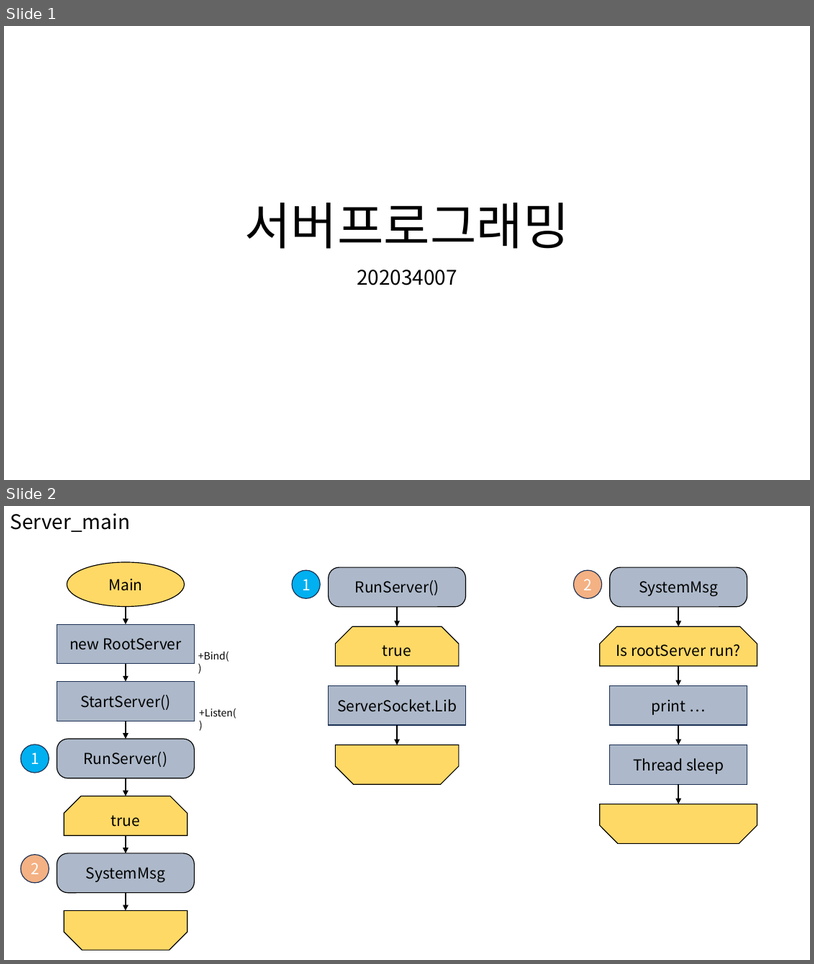
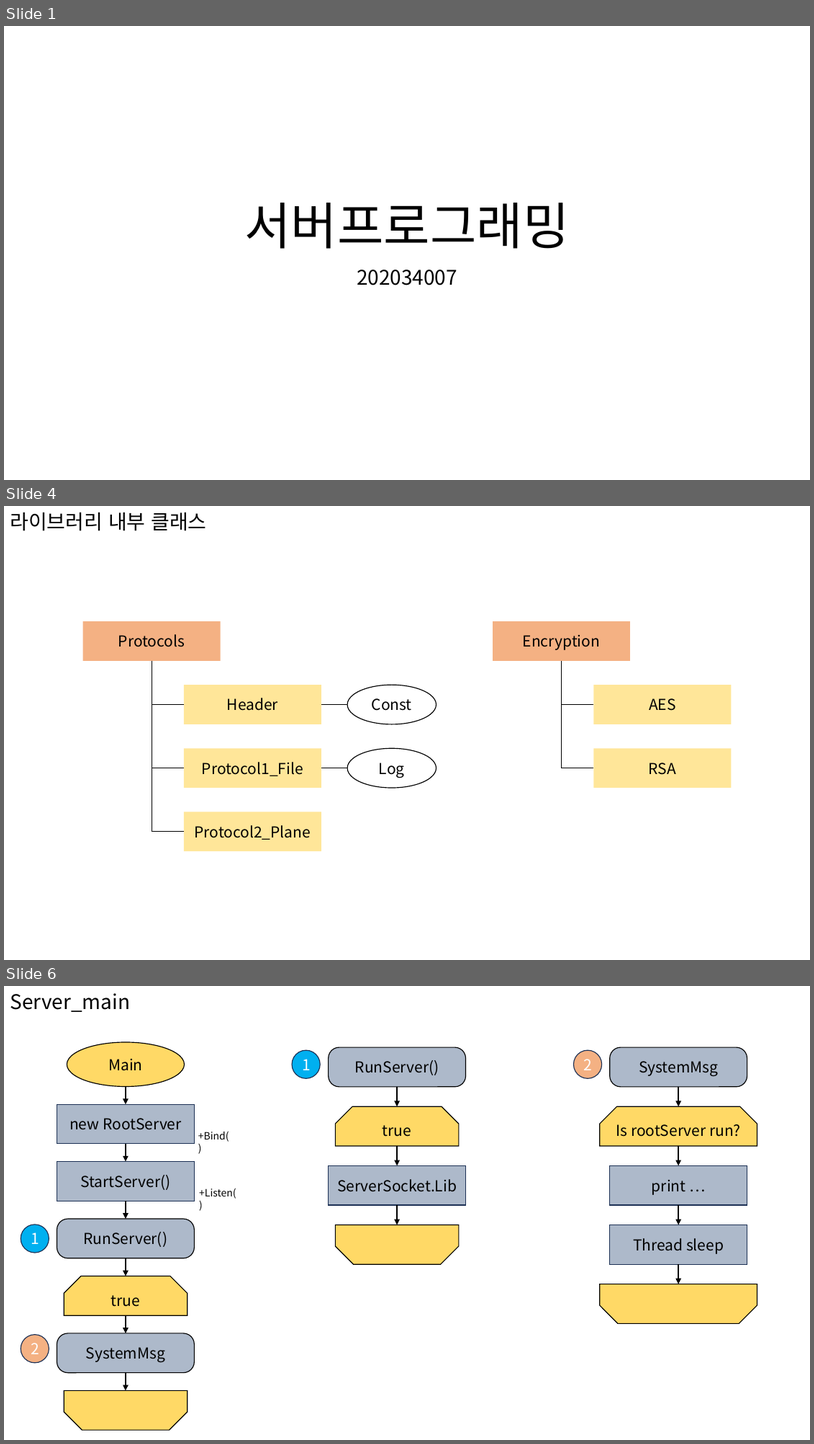
Before and after one commit to rlatjrqja/Server3, a slide deck: 서버프로그래밍.pptx. Shown one above the other, each under a label of ours: slides 1 and 2 before the commit, slides 1, 4 and 6 after it; the slides between them are not shown. The pictures are 814x964 and 814x1444 pixels, drawn with LibreOffice and Linux fonts; fonts in the diff are those of the drawing. Boxes give left, top, right and bottom in pixels: in the first picture for what was removed or moved away, otherwise in the second. Text is boxed around its words. In the diff, an @@ line names an element or a change of style, - is before the commit and + after.

```diff
--- a/서버프로그래밍.pptx
+++ b/서버프로그래밍.pptx
@@ slide 4 added at [4,506,810,960], background #FFFFFF @@
@@ title added at [10,512,206,531], 24 pt, text #000000 @@
+라이브러리 내부 클래스
@@ rectangle added at [83,621,221,661], fill #F4B183, 18 pt, text #000000 @@
+Protocols
@@ rectangle added at [493,621,630,661], fill #F4B183, 18 pt, text #000000 @@
+Encryption
@@ elbow line added from (152, 661) to (184, 705), #000000 0.5 pt @@
@@ elbow line added from (152, 661) to (184, 768), #000000 0.5 pt @@
@@ elbow line added from (152, 661) to (184, 831), #000000 0.5 pt @@
@@ elbow line added from (562, 661) to (594, 705), #000000 0.5 pt @@
@@ elbow line added from (562, 661) to (594, 768), #000000 0.5 pt @@
@@ rectangle added at [184,685,322,723], fill #FFE699, 18 pt, text #000000 @@
+Header
@@ ellipse added at [347,685,437,723], outline #000000 1 pt, 18 pt, text #000000 @@
+Const
@@ rectangle added at [594,685,731,723], fill #FFE699, 18 pt, text #000000 @@
+AES
@@ line added from (322, 705) to (347, 705), #000000 0.5 pt @@
@@ rectangle added at [184,748,322,788], fill #FFE699, 18 pt, text #000000 @@
+Protocol1_File
@@ ellipse added at [347,748,437,788], outline #000000 1 pt, 18 pt, text #000000 @@
+Log
@@ rectangle added at [594,748,731,788], fill #FFE699, 18 pt, text #000000 @@
+RSA
@@ line added from (322, 768) to (347, 768), #000000 0.5 pt @@
@@ rectangle added at [184,811,322,851], fill #FFE699, 18 pt, text #000000 @@
+Protocol2_Plane
@@ what was slide 2 is now slide 6 @@
```
Also in this commit, not shown: 1 slide changed, 2 other slides added, 3 slides removed.
